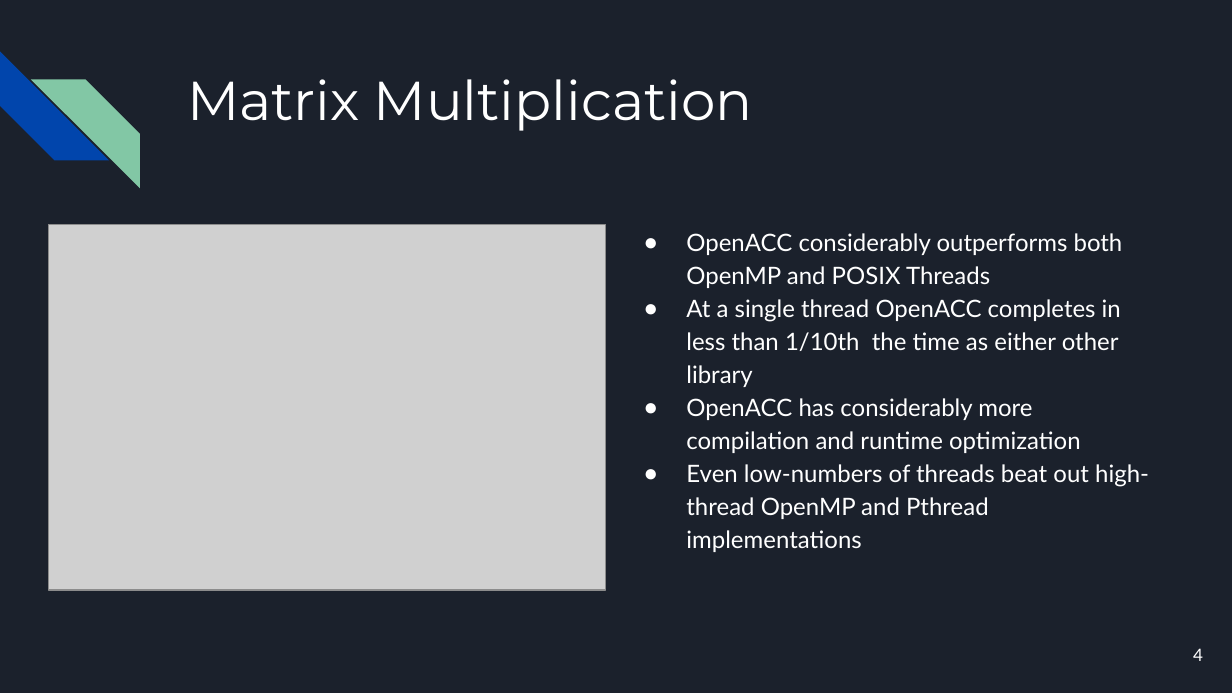
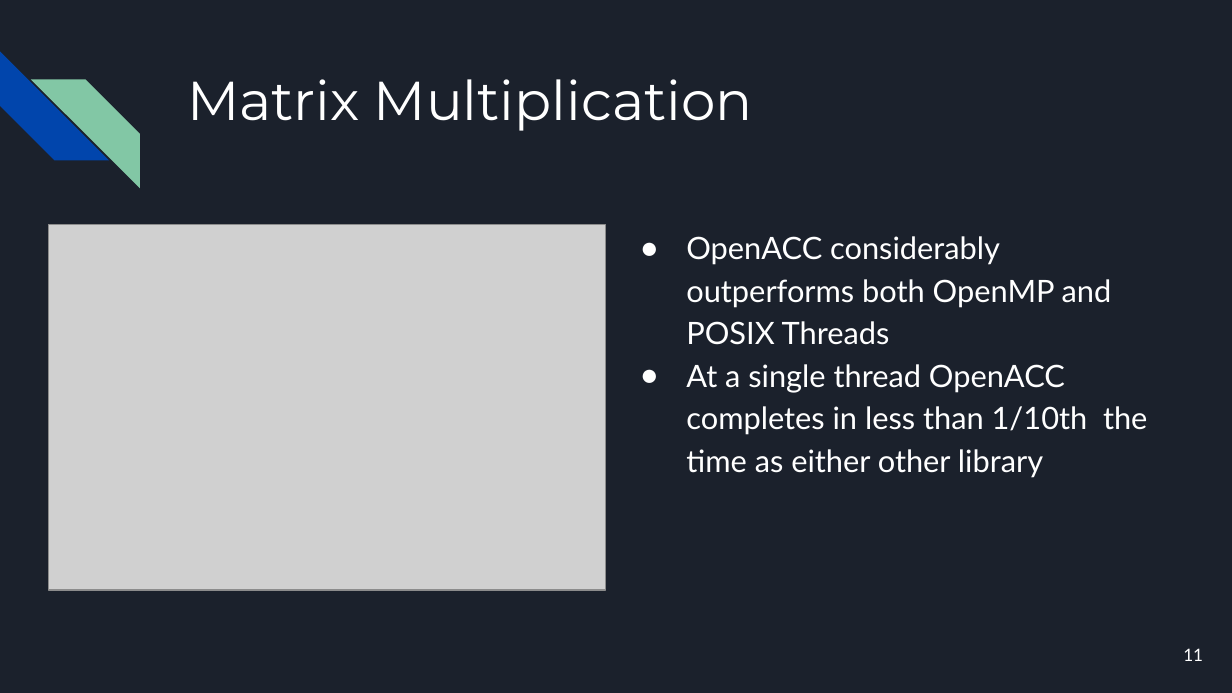
Before and after one commit to Jack-Ansley/1645Project, a slide deck: slide 11 of project.pptx (slide 4 before the commit). Drawn at 1232x693 pixels with LibreOffice and Linux fonts; fonts in the diff are those of the drawing; grey boxes stand for pictures. Boxes give left, top, right and bottom in pixels: in the first picture for what was removed or moved away, otherwise in the second. Text is boxed around its words. In the diff, an @@ line names an element or a change of style, - is before the commit and + after.

```diff
--- a/project.pptx
+++ b/project.pptx
@@ text "OpenACC considerably outperforms both OpenMP ..." at (x1=686, y1=236, x2=1147, y2=478): size 14 to 18 pt; indent changed @@
@@ text at (x1=686, y1=398, x2=1149, y2=552): paragraphs removed @@
-● OpenACC has considerably more compilation and runtime optimization
-● Even low-numbers of threads beat out high-thread OpenMP and Pthread implementations
@@ page number at (x1=1183, y1=648, x2=1203, y2=661): text changed @@
-4
+11
```
Also in this commit, not shown: 2 other slides changed, 14 slides added.
